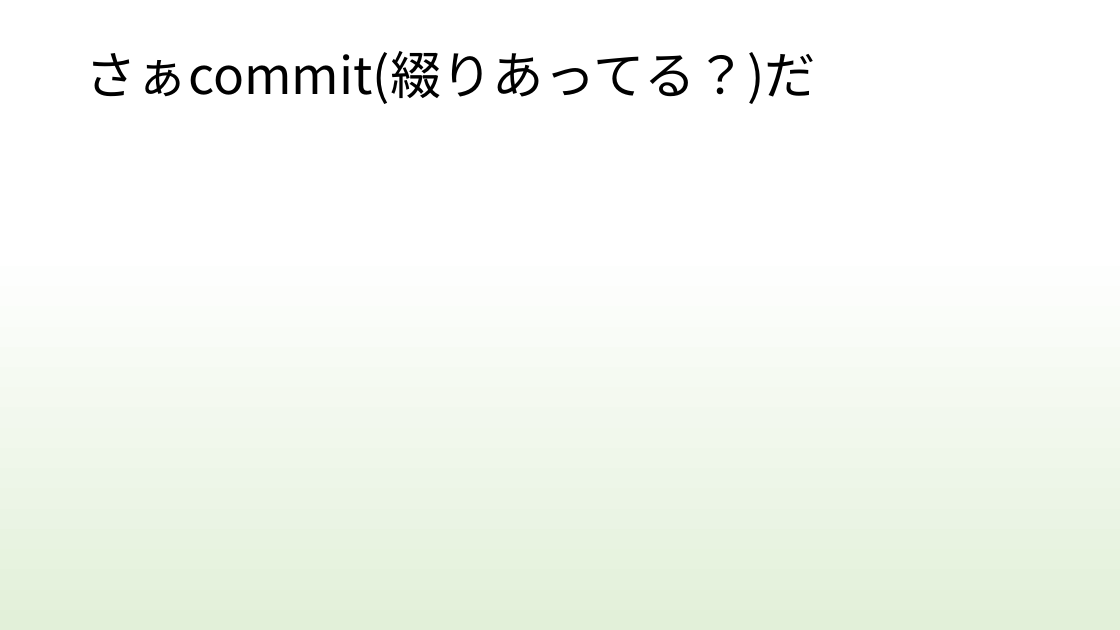
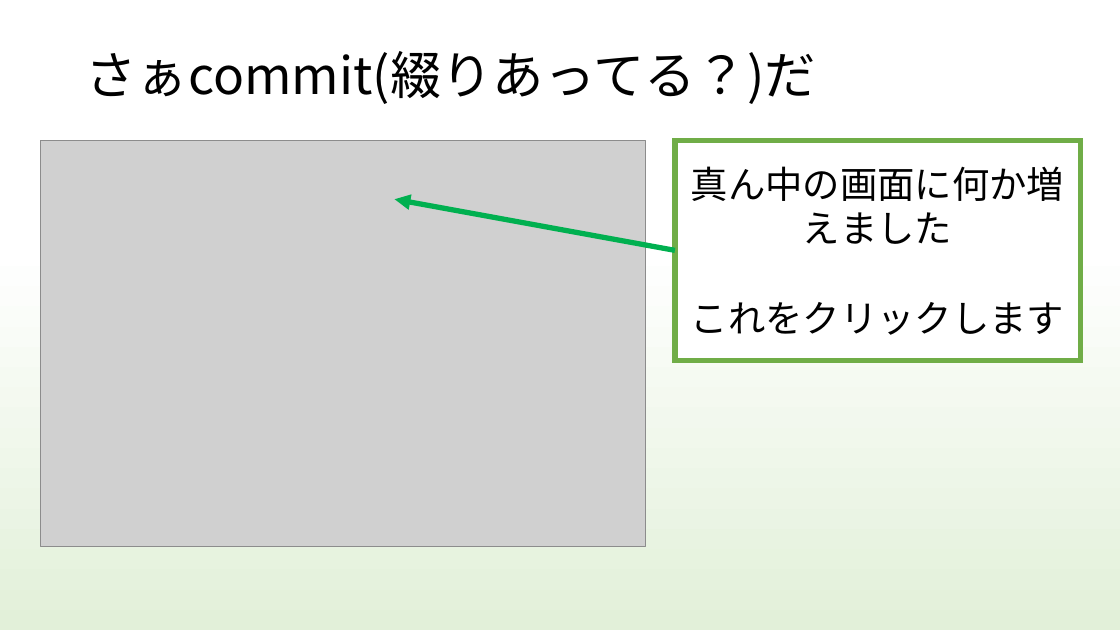
Before and after one commit to kiesproject/git-VR-study, a slide deck: slide 12 of 勉強会資料/H30VRStudy_Document/git_study.pptx. Drawn at 1120x630 pixels with LibreOffice and Linux fonts; fonts in the diff are those of the drawing; grey boxes stand for pictures. Boxes give left, top, right and bottom in pixels: in the first picture for what was removed or moved away, otherwise in the second. Text is boxed around its words. In the diff, an @@ line names an element or a change of style, - is before the commit and + after.

Commit message:
gitの勉強資料を更新しました

```diff
--- a/勉強会資料/H30VRStudy_Document/git_study.pptx
+++ b/勉強会資料/H30VRStudy_Document/git_study.pptx
@@ picture added at bbox=[40, 140, 645, 546] @@
@@ rectangle added at bbox=[675, 140, 1081, 360], fill #FFFFFF, outline #70AD47 4.5 pt, 32 pt, text #000000 @@
+真ん中の画面に何か増えました
+これをクリックします
@@ arrow added from (675, 250) to (395, 199), #00B050 4.5 pt @@
```
Also in this commit, not shown: 1 other slide changed, 6 slides added, 1 slide removed.
